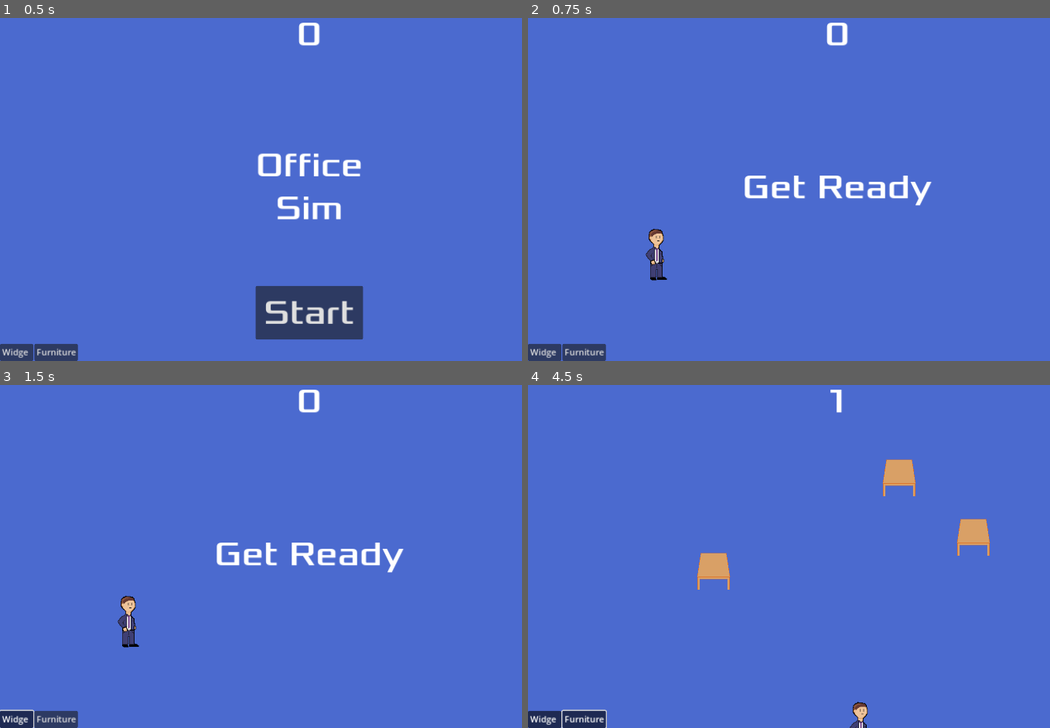
Above: before the commit, frames 1-4 (two rows, left to right).
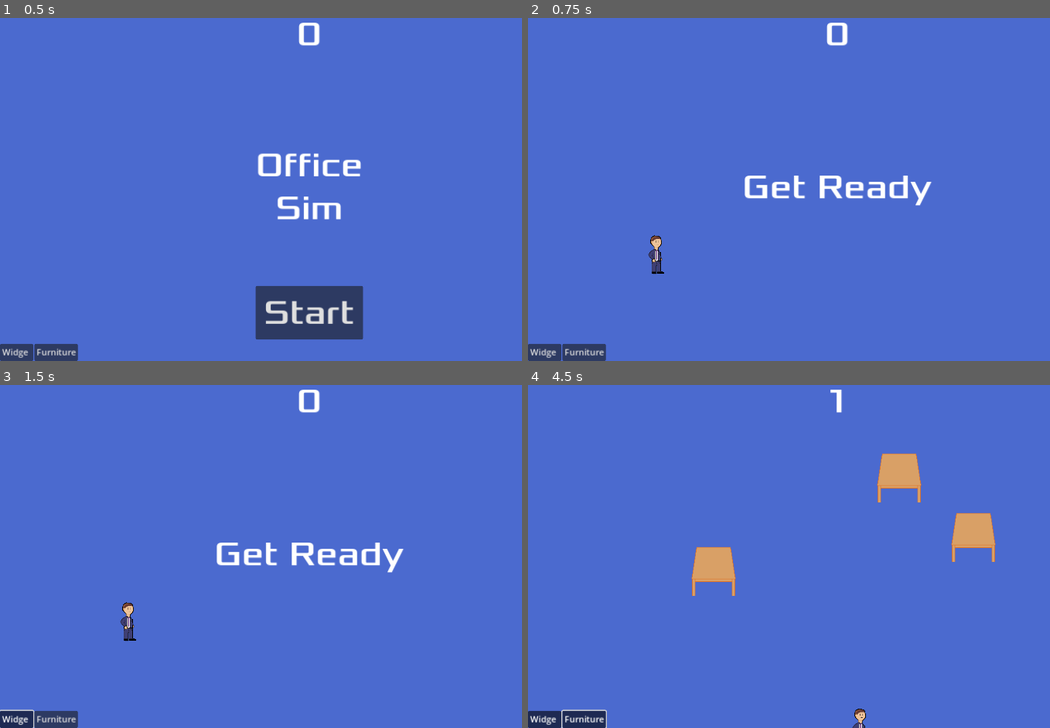
Above: after the commit, the same moments.

Repository: Final-Parsec/office-sim
Game: Godot game, scene res://main.tscn
The game is run twice, just before and just after one commit, with the same random seed, the same clock (stepped at 60 frames per second) and the same inputs.
Inputs (mouse positions are in pixels of both pictures, inside the frame that each line leads up to):
- Up to frame 1 (0.5 s): no input
- Up to frame 2 (0.75 s): click "Start" at 0.5 s
- Up to frame 3 (1.5 s): click "Widget" at 1.25 s
- Up to frame 4 (4.5 s): click "Furniture" at 2 s; move the mouse to (971, 535) at 2.77 s; hold Right (move_right) 2.78-3.53 s; click (971, 535) at 2.85 s; move the mouse to (715, 570) at 3.52 s; hold S (move_down) 3.53-4.28 s; click (715, 570) at 3.6 s; move the mouse to (898, 477) at 4.27 s; hold Right (move_right) from 4.28 s (still down); click (898, 477) at 4.35 s

Frame 1 is identical in both runs. In frame 2, 0.3% of the frame differs, in the area x 22-27%, y 61-77%; in frame 3, 0.3%; in frame 4, 1.5%, in the area x 31-90%, y 20-100%.

Commit message:
tweak scales a bit

Diff:
--- a/game/furniture.tscn
+++ b/game/furniture.tscn
@@ -22,7 +22,6 @@
 metadata/_edit_group_ = true
 
 [node name="AnimatedSprite2D" type="AnimatedSprite2D" parent="."]
-scale = Vector2(0.75, 0.75)
 sprite_frames = SubResource("SpriteFrames_nxxwv")
 animation = &"idle"
 
--- a/game/player.tscn
+++ b/game/player.tscn
@@ -39,6 +39,7 @@
 
 [node name="AnimatedSprite2D" type="AnimatedSprite2D" parent="."]
 position = Vector2(-2, 0.500001)
+scale = Vector2(0.75, 0.75)
 sprite_frames = SubResource("SpriteFrames_xmfv8")
 animation = &"walk"
 
--- a/game/widget.tscn
+++ b/game/widget.tscn
@@ -19,7 +19,7 @@
 }]
 
 [sub_resource type="CircleShape2D" id="CircleShape2D_6hbh8"]
-radius = 37.0135
+radius = 25.02
 
 [node name="Mob" type="RigidBody2D"]
 collision_mask = 0
@@ -28,7 +28,7 @@
 metadata/_edit_group_ = true
 
 [node name="AnimatedSprite2D" type="AnimatedSprite2D" parent="."]
-scale = Vector2(0.75, 0.75)
+scale = Vector2(0.5, 0.5)
 sprite_frames = SubResource("SpriteFrames_nxxwv")
 animation = &"idle"
 
